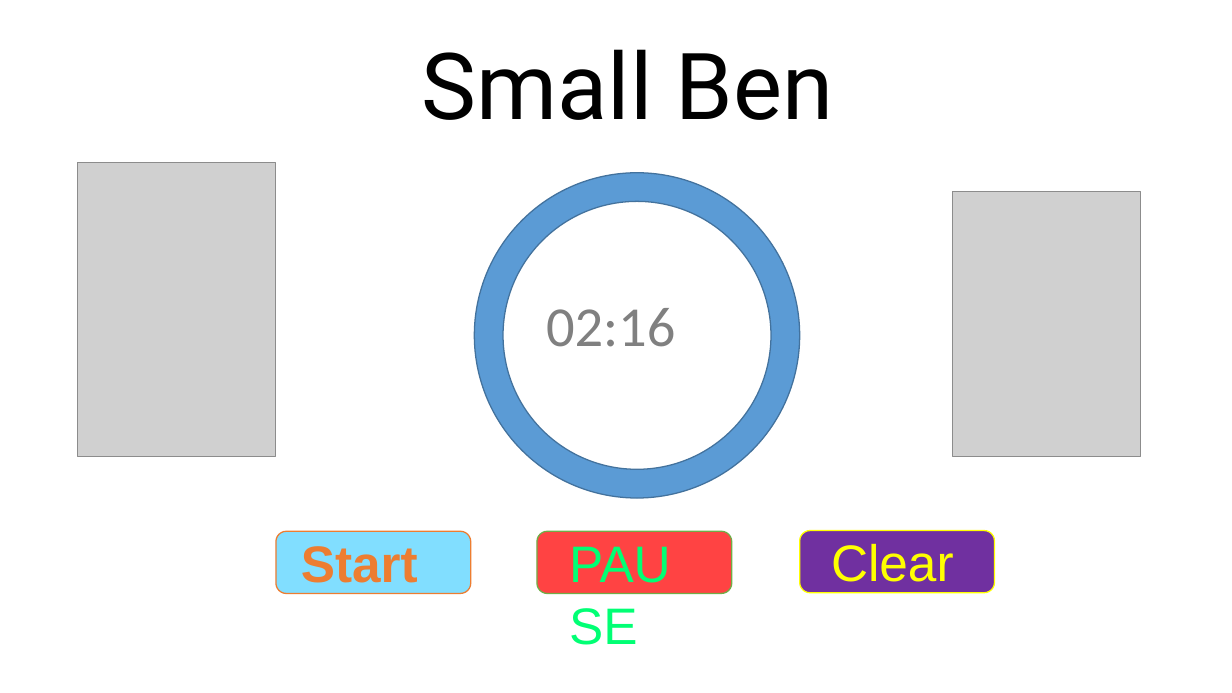
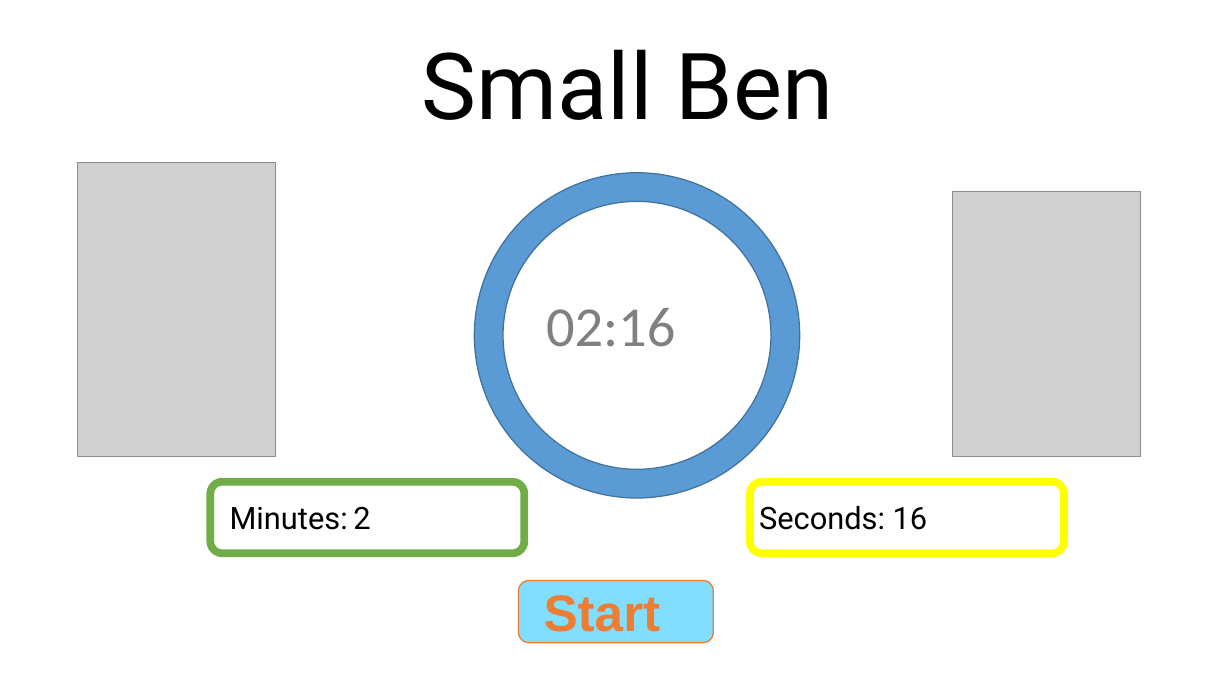
Before and after one commit to DanielGVPJ/Timer-BIY, a slide deck: slide 4 of resources/powerpoint/timer-design.pptx. Drawn at 1232x693 pixels with LibreOffice and Linux fonts; fonts in the diff are those of the drawing; grey boxes stand for pictures; background and template pictures are left out. Boxes give left, top, right and bottom in pixels: in the first picture for what was removed or moved away, otherwise in the second. Text is boxed around its words. In the diff, an @@ line names an element or a change of style, - is before the commit and + after.

```diff
--- a/resources/powerpoint/timer-design.pptx
+++ b/resources/powerpoint/timer-design.pptx
@@ rounded rectangle: place and size @@
-rounded rectangle at [276,531,471,593]
+rounded rectangle at [211,482,525,553]
@@ rounded rectangle at [211,482,525,553]: fill #81DEFF to #FFFFFF; outline #ED7D31 1 pt to #70AD47 6 pt @@
@@ text added at [230,506,370,530], 24 pt, text #000000 @@
+Minutes: 2
@@ rounded rectangle: place and size @@
-rounded rectangle at [799,531,994,592]
+rounded rectangle at [750,482,1065,553]
@@ rounded rectangle at [750,482,1065,553]: fill #7030A0 to #FFFFFF; outline #FFFF00 1 pt to #FFFF00 6 pt @@
@@ text added at [759,506,928,530], 24 pt, text #000000 @@
+Seconds: 16
@@ text removed at [560,527,711,598] @@
-PAUSE
@@ text removed at [831,544,954,582] @@
-Clear
@@ rounded rectangle: place and size @@
-rounded rectangle at [537,531,732,593]
+rounded rectangle at [518,580,714,642]
@@ rounded rectangle at [518,580,714,642]: fill #FF4343 to #81DEFF; outline #70AD47 1 pt to #ED7D31 1 pt @@
@@ text "Start": place and size @@
-text "Start" at [301,546,418,583]
+text "Start" at [544,595,661,632]
```
Also in this commit, not shown: 5 other slides changed, 2 slides added, 4 other files.
